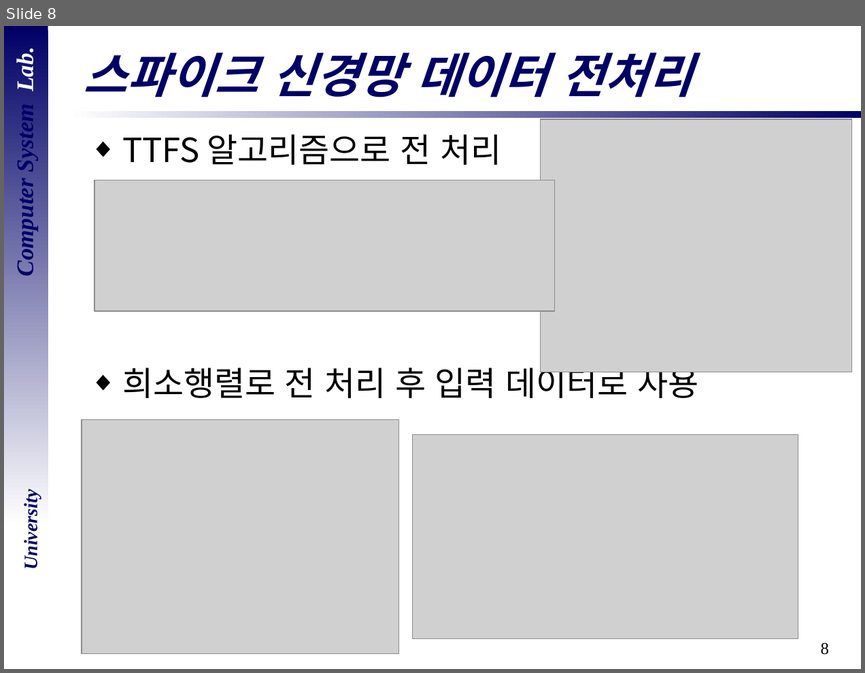
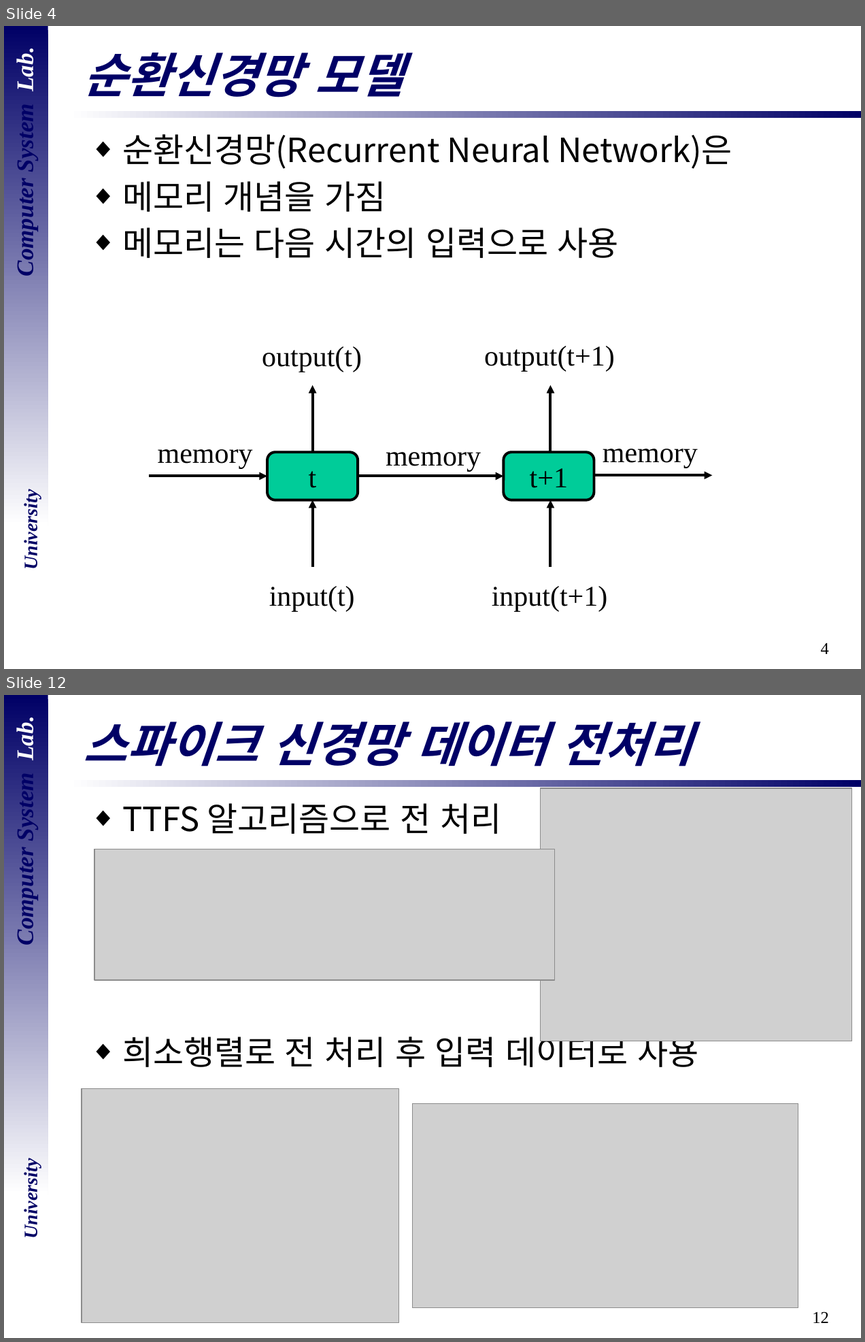
Before and after one commit to DevelopLee20/SNN, a slide deck: cs semina/졸업 논문 심사.pptx. Shown one above the other, each under a label of ours: slide 8 before the commit, slides 4 and 12 after it; the slides between them are not shown. The pictures are 865x673 and 865x1342 pixels, drawn with LibreOffice and Linux fonts; fonts in the diff are those of the drawing; grey boxes stand for pictures; background and template pictures are left out. Boxes give left, top, right and bottom in pixels: in the first picture for what was removed or moved away, otherwise in the second. Text is boxed around its words. In the diff, an @@ line names an element or a change of style, - is before the commit and + after.

```diff
--- a/cs semina/졸업 논문 심사.pptx
+++ b/cs semina/졸업 논문 심사.pptx
@@ slide 4 added at <box>4,26,861,669</box>, background #FFFFFF; not listed: 5 template elements that a slide beside it also shows @@
@@ title added at <box>84,53,403,97</box>, 40 pt, text #000066, bold, italic @@
+순환신경망 모델
@@ text added at <box>122,134,732,258</box>, 28 pt, text #000000 @@
+◆ 순환신경망(Recurrent Neural Network)은
+◆ 메모리 개념을 가짐
+◆ 메모리는 다음 시간의 입력으로 사용
@@ group added at <box>149,346,712,611</box>: 7 arrows, 7 texts, 2 rounded rectangles @@
+t
+t+1
+memory
+memory
+output(t)
+input(t)
+output(t+1)
+input(t+1)
+memory
@@ what was slide 8 is now slide 12 @@
@@ page number at <box>812,1311,829,1323</box>: text changed @@
-8
+12
```
Also in this commit, not shown: 8 slides changed, 16 other slides added, 1 slide removed.
